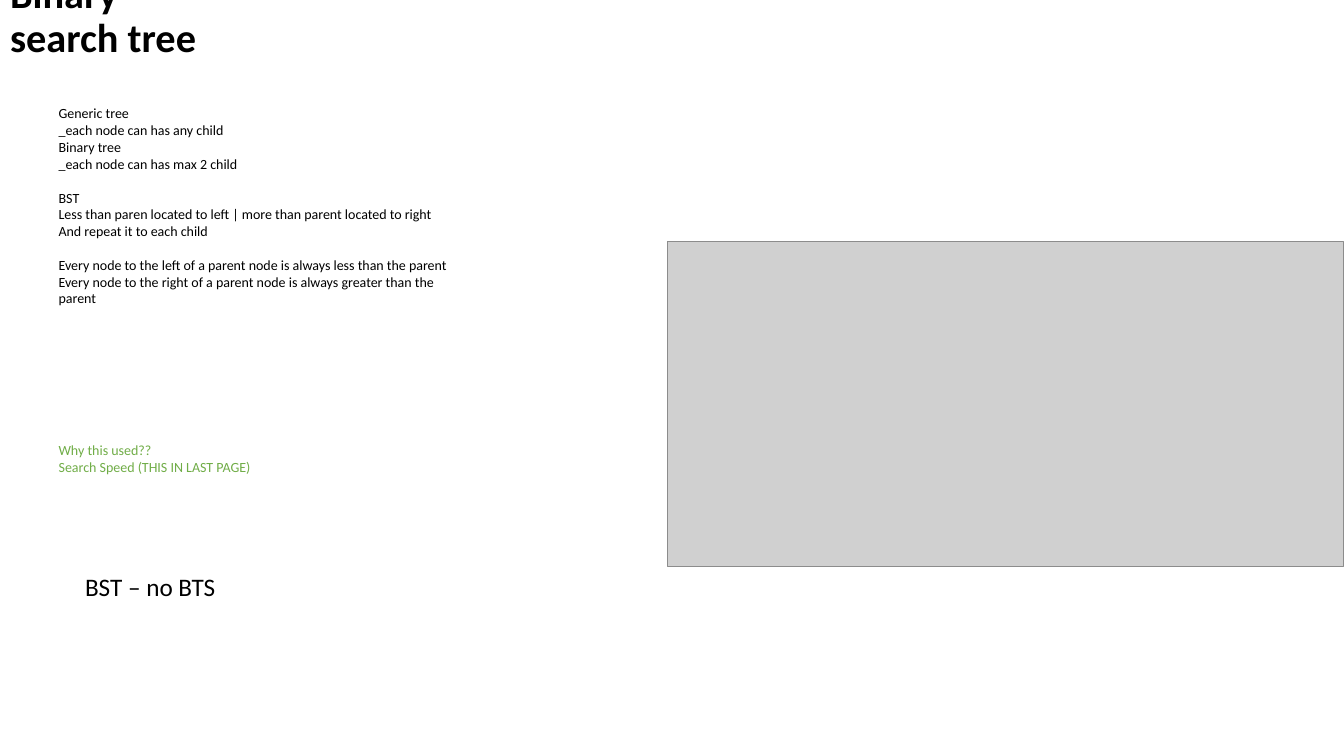
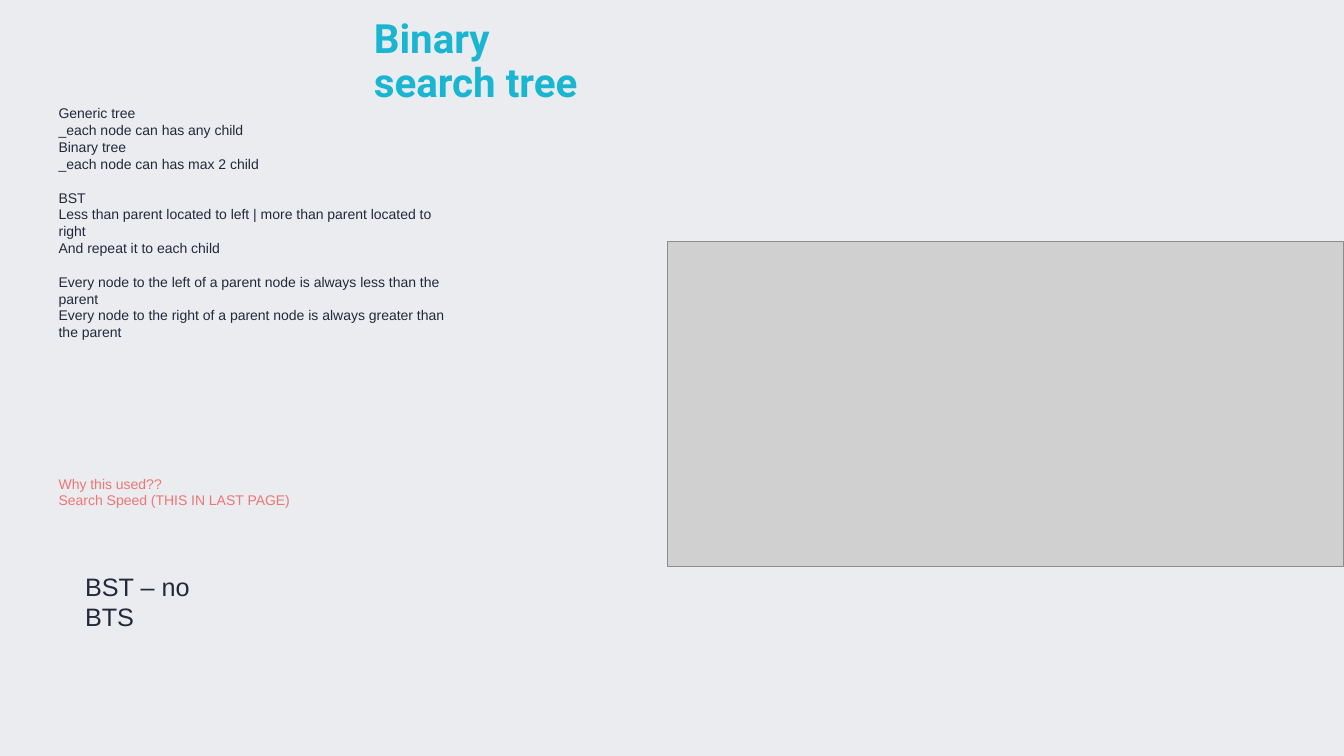
Before and after one commit to TigranVardanyan/Algorithms-and-Data-structures, a slide deck: slide 15 of ds&a.pptx (slide 14 before the commit). Drawn at 1344x756 pixels with LibreOffice and Linux fonts; fonts in the diff are those of the drawing; grey boxes stand for pictures. Boxes give left, top, right and bottom in pixels: in the first picture for what was removed or moved away, otherwise in the second. Text is boxed around its words. In the diff, an @@ line names an element or a change of style, - is before the commit and + after.

```diff
--- a/ds&a.pptx
+++ b/ds&a.pptx
@@ background #FFFFFF to #EAECF0 @@
@@ title "Binary search tree": place and size @@
-title "Binary search tree" at bbox=[10, 0, 196, 53]
+title "Binary search tree" at bbox=[374, 23, 577, 98]
@@ title "Binary search tree" at bbox=[374, 23, 577, 98]: font Calibri to Roboto, text colour #000000 to #1AB6D1 @@
@@ text at bbox=[59, 108, 444, 508]: font Calibri to Arial in "Generic tree", "_each node can has any child", "Binary tree", "_each node can has max 2 child" and 6 more places; text colour #000000 to #24283B in "Generic tree", "_each node can has any child", "Binary tree", "_each node can has max 2 child" and 4 more places; text colour #70AD47 to #EE7673 in "Why this used??", "Search Speed (THIS IN LAST PAGE)" @@
@@ text at bbox=[59, 209, 432, 239]: text changed; font Calibri to Arial; text colour #000000 to #24283B @@
-Less than paren located to left | more than parent located to right
+Less than parent located to left | more than parent located to right
@@ text "BST – no BTS" at bbox=[85, 578, 190, 627]: font Calibri to Arial, text colour #000000 to #24283B @@
```
Also in this commit, not shown: 21 other slides changed, 1 slide added.
